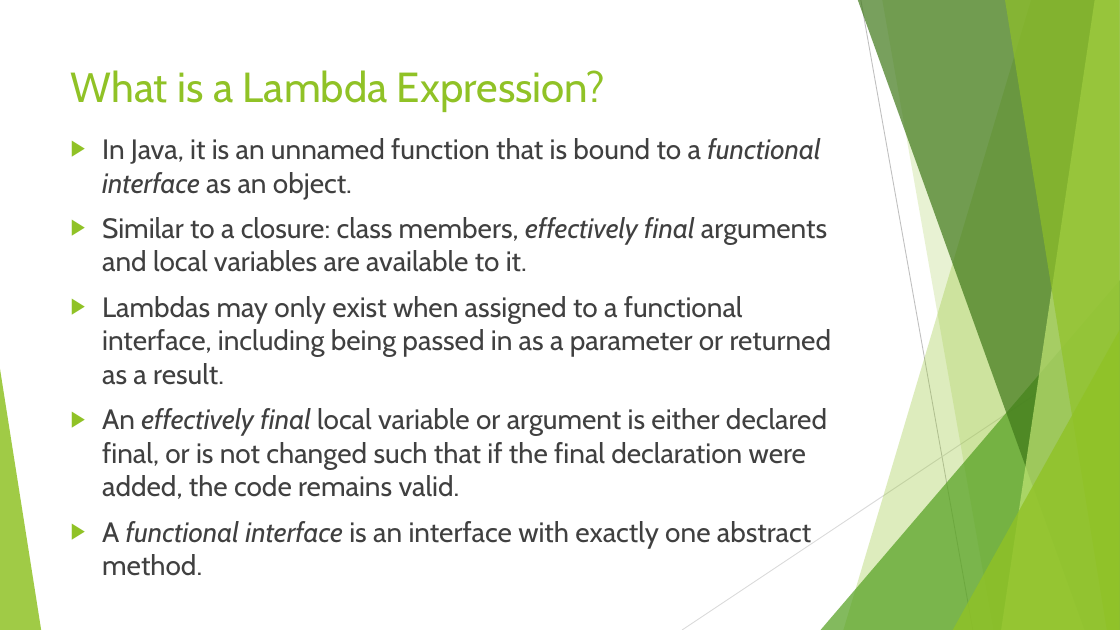
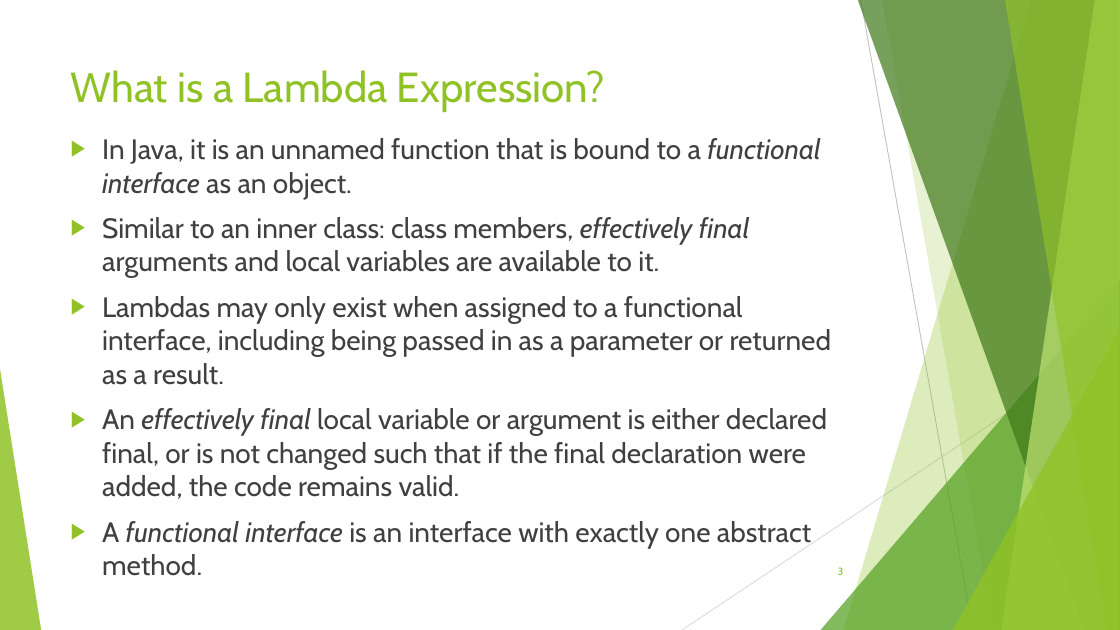
Before and after one commit to RichardRoda/2017-CodePaLOUsa-Lambda, a slide deck: slide 3 of Learning to Love the Lambda in the Stream.pptx. Drawn at 1120x630 pixels with LibreOffice and Linux fonts; fonts in the diff are those of the drawing. Boxes give left, top, right and bottom in pixels: in the first picture for what was removed or moved away, otherwise in the second. Text is boxed around its words. In the diff, an @@ line names an element or a change of style, - is before the commit and + after.

```diff
--- a/Learning to Love the Lambda in the Stream.pptx
+++ b/Learning to Love the Lambda in the Stream.pptx
@@ text at [102, 217, 749, 278]: text changed @@
-▶ Similar to a closure: class members, effectively final arguments and local variables are available to it.
+▶ Similar to an inner class: class members, effectively final arguments and local variables are available to it.
@@ page number added at [838, 567, 844, 575], 9 pt, text #90C226 @@
+3
```
Also in this commit, not shown: 63 other slides changed.
